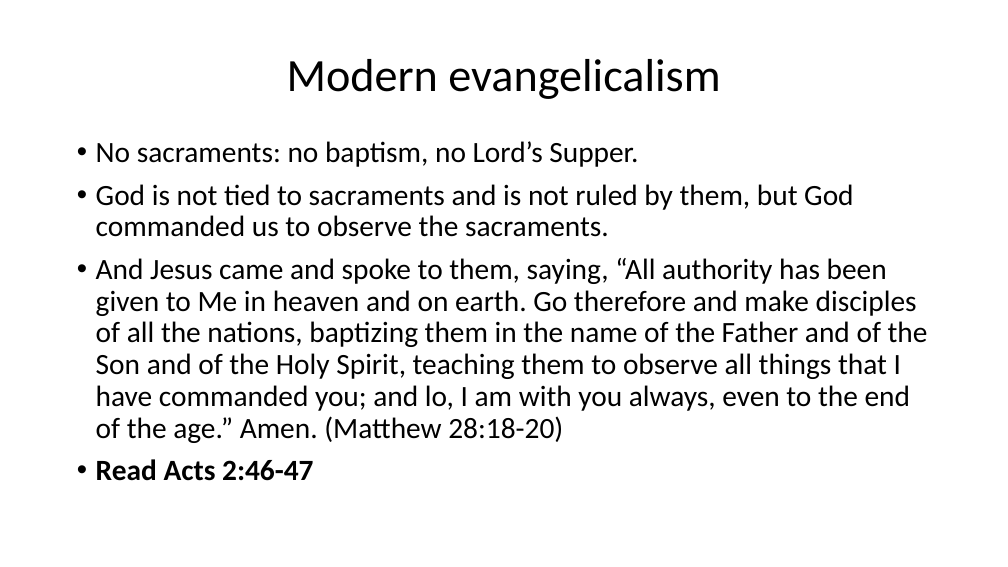
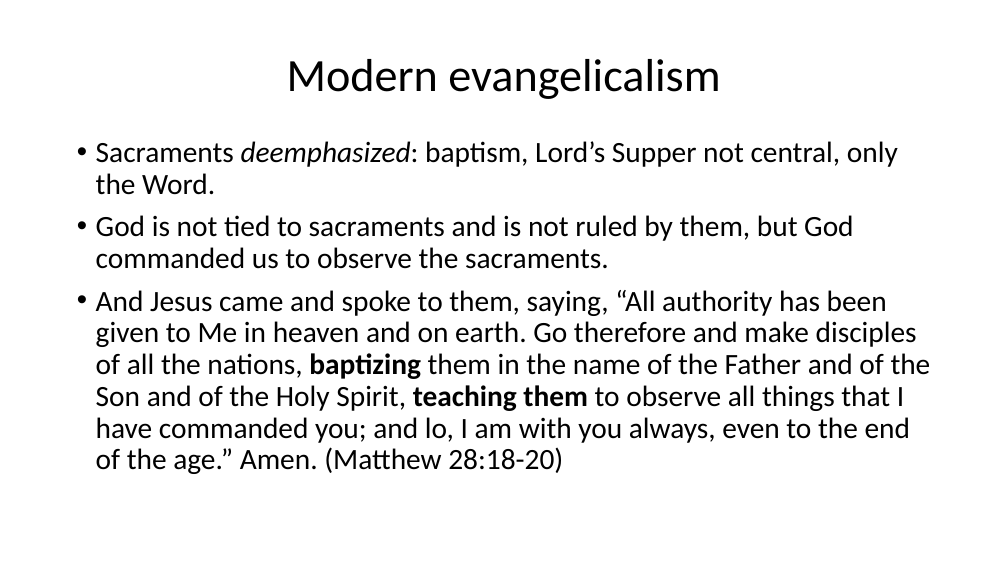
Before and after one commit to csmatyi/calvary_sunday_school, a slide deck: slide 31 of WSC85-88_211205.pptx (slide 30 before the commit). Drawn at 1008x567 pixels with LibreOffice and Linux fonts; fonts in the diff are those of the drawing. Boxes give left, top, right and bottom in pixels: in the first picture for what was removed or moved away, otherwise in the second. Text is boxed around its words. In the diff, an @@ line names an element or a change of style, - is before the commit and + after.

```diff
--- a/WSC85-88_211205.pptx
+++ b/WSC85-88_211205.pptx
@@ text at <box>96,141,898,195</box>: text changed @@
-• No sacraments: no baptism, no Lord’s Supper.
+• Sacraments deemphasized: baptism, Lord’s Supper not central, only the Word.
@@ text at <box>96,290,931,474</box>: bold on in "baptizing teaching them" @@
@@ text at <box>96,459,313,481</box>: paragraph removed @@
-• Read Acts 2:46-47
```
Also in this commit, not shown: 2 other slides changed, 9 slides added.
